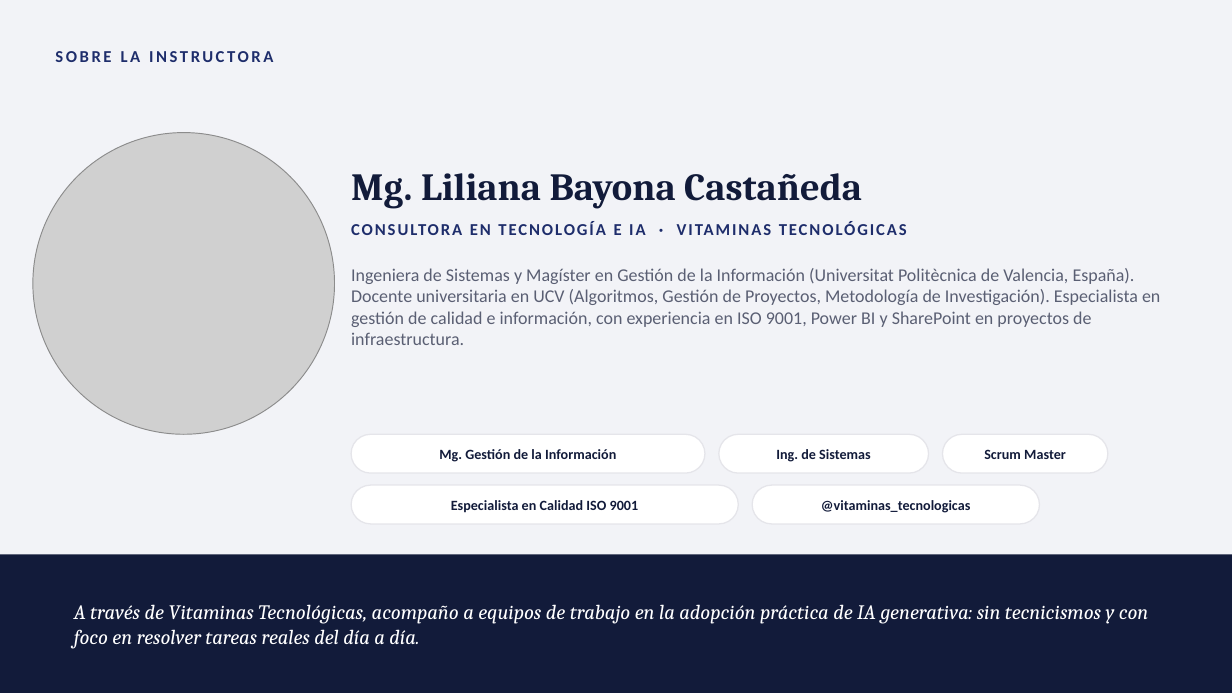
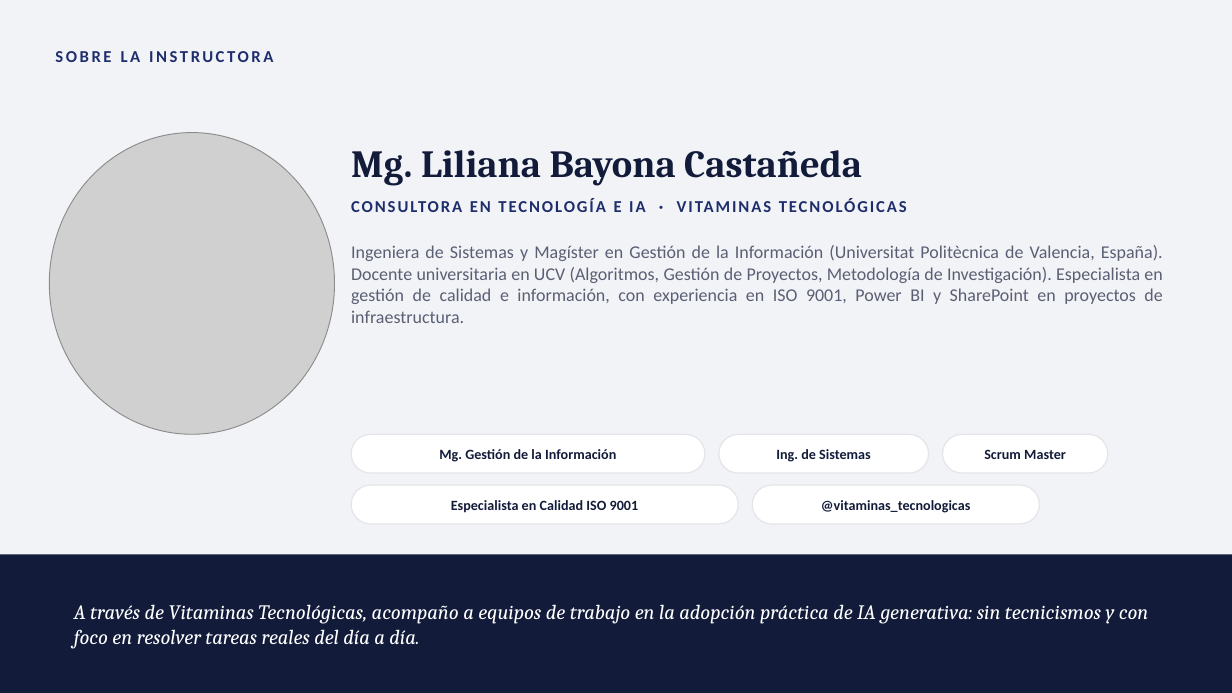
Before and after one commit to lyly2785/taller-ia-eea, a slide deck: slide 3 of Sesion0_Presentacion.pptx. Drawn at 1232x693 pixels with LibreOffice and Linux fonts; fonts in the diff are those of the drawing; grey boxes stand for pictures. Boxes give left, top, right and bottom in pixels: in the first picture for what was removed or moved away, otherwise in the second. Text is boxed around its words. In the diff, an @@ line names an element or a change of style, - is before the commit and + after.

```diff
--- a/Sesion0_Presentacion.pptx
+++ b/Sesion0_Presentacion.pptx
@@ picture resized from (x1=33, y1=133, x2=335, y2=434) to (x1=49, y1=133, x2=335, y2=434) @@
@@ text "Mg. Liliana Bayona Castañeda" moved from (x1=351, y1=173, x2=862, y2=209) to (x1=351, y1=150, x2=862, y2=186) @@
@@ text "CONSULTORA EN TECNOLOGÍA E IA ..." rewrapped from (x1=169, y1=272, x2=613, y2=624) to (x1=169, y1=249, x2=623, y2=624) @@
@@ text "Ingeniera de Sistemas y Magíster ..." moved from (x1=351, y1=268, x2=1160, y2=345) to (x1=351, y1=245, x2=1163, y2=323) @@
@@ text "Ingeniera de Sistemas y Magíster ..." at (x1=351, y1=245, x2=1163, y2=323): alignment left to justified @@
```
Also in this commit, not shown: 10 other slides changed.
